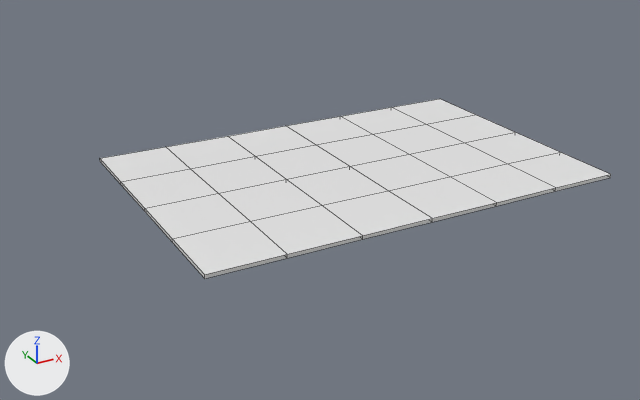
One commit to the Blender file Blender/Main Scene/Blockout.blend: the scene before it, then after it.
Before and after are seen from a 50 mm lens placed at (26.02, 7.95, -2.81), pointed at (36.9, 27.73, -12.7). Arrows for +X, +Y and +Z are at lower left; the lights stay in place. Mesh edges are drawn as thin lines. The same objects are shown in both versions, whatever each file hides.

Names of what the first picture shows: 'Floor_5'.
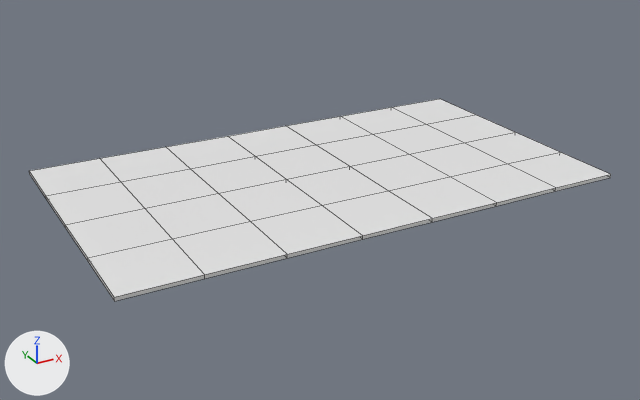
Pixel boxes [x1, y1, x2, y2] of what changed, in the pictures (640 x 400 px):
'Floor_5', moved, modifiers changed: before [100, 99, 611, 279]; after [29, 99, 611, 301]

The change, as a list of edits to the scene's bpy script:
```text
Change ob_floor_5:
    ob_floor_5.location: (33.0, 25.0, -12.1) -> (31.0, 25.0, -12.1)
    where _m = ob_floor_5.modifiers.new('Array', 'ARRAY')
    _m.count: 6 -> 7
```
